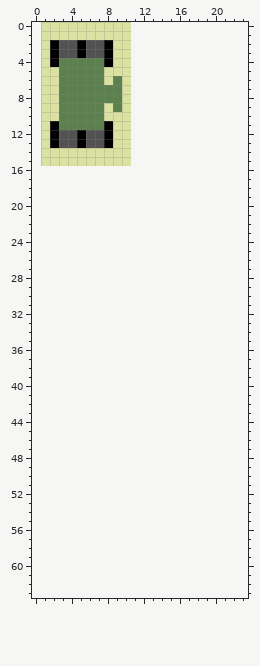
A pixel-art sprite gets an edit: assets/tanque.png. Above: the version before the commit.
The file is 10x16 pixels. The old version is drawn lined up with the new one, on the new canvas.
New version:
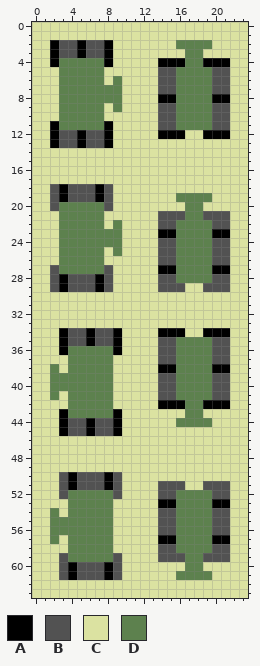
Palette (. is transparent): A #000000  B #525252  C #dbe2a1  D #5d814e
The commit says: [Feature] Tenemos tanque dibujado y orientado
Change:
canvas 10x16 -> 24x64, the old top-left corner now at 1,0
Changed rows in their new state; - is an unchanged pixel.
first column x 0:
 0 C----------CCCCCCCCCCCCC
 1 C----------CCCCCCCCCCCCC
 2 C----------CCCCCDDDDCCCC
 3 C----------CCCCCCDDCCCCC
 4 C----------CCCAAADDAAACC
 5 C----------CCCBBDDDDBBCC
 6 C----------CCCBBDDDDBBCC
 7 C----------CCCBBDDDDBBCC
 8 C----------CCCAADDDDAACC
 9 C----------CCCBBDDDDBBCC
10 C----------CCCBBDDDDBBCC
11 C----------CCCBBDDDDBBCC
12 C----------CCCAAACCAAACC
13 C----------CCCCCCCCCCCCC
14 C----------CCCCCCCCCCCCC
15 C----------CCCCCCCCCCCCC
16 CCCCCCCCCCCCCCCCCCCCCCCC
17 CCCCCCCCCCCCCCCCCCCCCCCC
18 CCBABBBABCCCCCCCCCCCCCCC
19 CCBABBBABCCCCCCCDDDDCCCC
20 CCBDDDDDBCCCCCCCCDDCCCCC
21 CCCDDDDDCCCCCCBBBDDBBBCC
22 CCCDDDDDCDCCCCBBDDDDBBCC
23 CCCDDDDDDDCCCCAADDDDAACC
24 CCCDDDDDDDCCCCBBDDDDBBCC
25 CCCDDDDDCDCCCCBBDDDDBBCC
26 CCCDDDDDCCCCCCBBDDDDBBCC
27 CCBDDDDDBCCCCCAADDDDAACC
28 CCBABBBABCCCCCBBDDDDBBCC
29 CCBABBBABCCCCCBBBCCBBBCC
30 CCCCCCCCCCCCCCCCCCCCCCCC
31 CCCCCCCCCCCCCCCCCCCCCCCC
32 CCCCCCCCCCCCCCCCCCCCCCCC
33 CCCCCCCCCCCCCCCCCCCCCCCC
34 CCCABBABBACCCCAAACCAAACC
35 CCCABBABBACCCCBBDDDDBBCC
36 CCCADDDDDACCCCBBDDDDBBCC
37 CCCCDDDDDCCCCCBBDDDDBBCC
38 CCDCDDDDDCCCCCAADDDDAACC
39 CCDDDDDDDCCCCCBBDDDDBBCC
40 CCDDDDDDDCCCCCBBDDDDBBCC
41 CCDCDDDDDCCCCCBBDDDDBBCC
42 CCCCDDDDDCCCCCAAADDAAACC
43 CCCADDDDDACCCCCCCDDCCCCC
44 CCCABBABBACCCCCCDDDDCCCC
45 CCCABBABBACCCCCCCCCCCCCC
46 CCCCCCCCCCCCCCCCCCCCCCCC
47 CCCCCCCCCCCCCCCCCCCCCCCC
48 CCCCCCCCCCCCCCCCCCCCCCCC
49 CCCCCCCCCCCCCCCCCCCCCCCC
50 CCCBABBBABCCCCCCCCCCCCCC
51 CCCBABBBABCCCCBBBCCBBBCC
52 CCCBDDDDDBCCCCBBDDDDBBCC
53 CCCCDDDDDCCCCCAADDDDAACC
54 CCDCDDDDDCCCCCBBDDDDBBCC
55 CCDDDDDDDCCCCCBBDDDDBBCC
56 CCDDDDDDDCCCCCBBDDDDBBCC
57 CCDCDDDDDCCCCCAADDDDAACC
58 CCCCDDDDDCCCCCBBDDDDBBCC
59 CCCBDDDDDBCCCCBBBDDBBBCC
60 CCCBABBBABCCCCCCCDDCCCCC
61 CCCBABBBABCCCCCCDDDDCCCC
62 CCCCCCCCCCCCCCCCCCCCCCCC
63 CCCCCCCCCCCCCCCCCCCCCCCC
Changed places in both pictures, as pixel boxes (x1, y1, x2, y2):
added: (32, 22, 248, 598)
